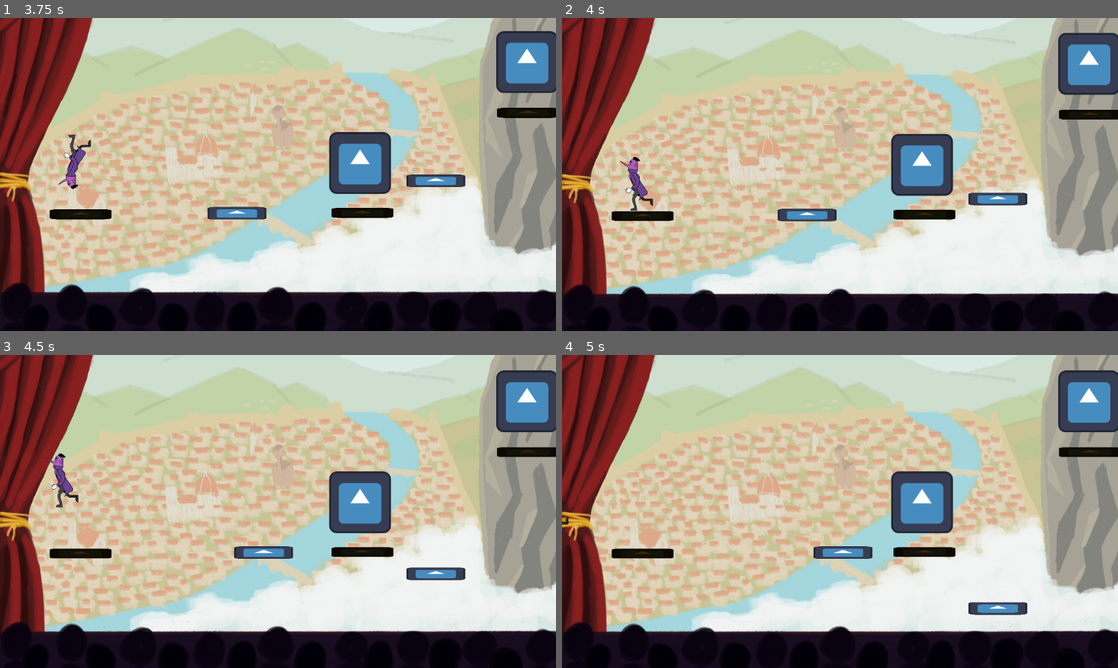
Above: before the commit, frames 1-4 (two rows, left to right).
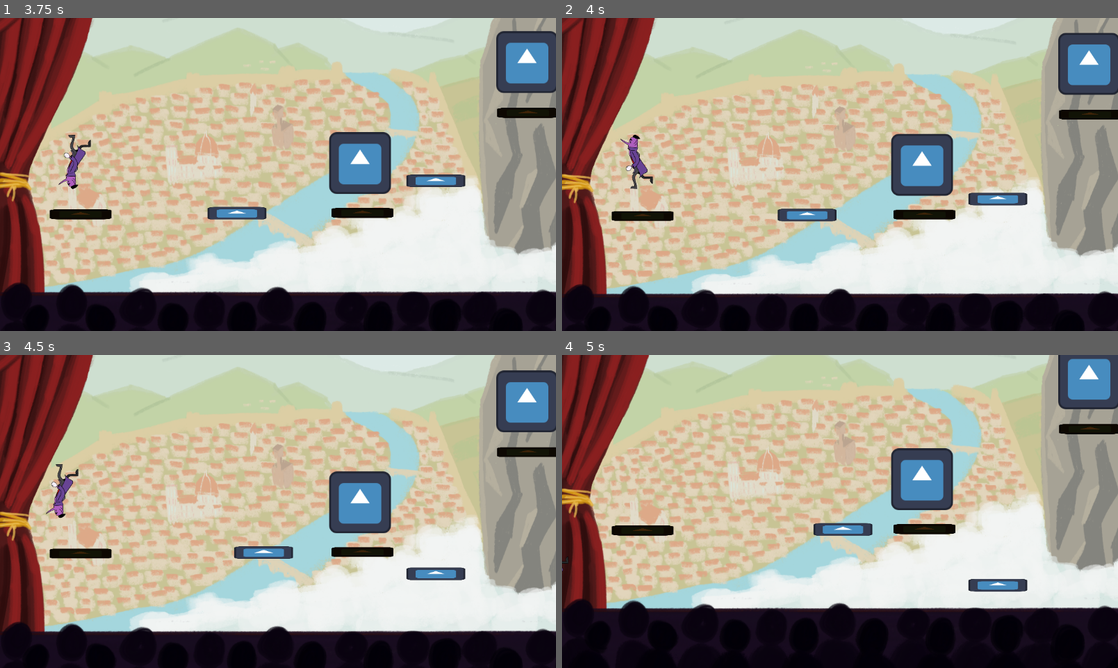
Above: after the commit, the same moments.

Repository: danigeri/Brackeys-Game-Jam
Game: Godot game, scene res://scenes/GameLoop/game_loop.tscn
Same seed, same stepped clock (60 frames per second), same inputs: the game is played once before the commit and once after it. The engine's default icon, where the game draws it, is replaced by a stand-in: a white triangle on a blue panel in a dark square.
Inputs (mouse positions are in pixels of both pictures, inside the frame that each line leads up to):
- Up to frame 1 (3.75 s): tap Enter at 0.5 s; move the mouse to (227, 205) at 0.52 s; hold Right (right) 0.53-2.03 s; tap Up (up) at 0.6, 0.77, 1.07, 1.52, 1.55, 1.82, 2.3, 3.02, 3.05, 3.32, 3.6 s; click (227, 205) at 0.67 s; move the mouse to (433, 208) at 1.27 s; click (433, 208) at 1.35 s; move the mouse to (333, 105) at 2.02 s; hold Left (left) 2.03-2.78 s; tap G (ghost_run) at 2.1 s; move the mouse to (422, 174) at 2.77 s; hold Right (right) from 2.78 s (still down); tap P (player_run) at 2.85 s; click (422, 174) at 2.92 s; move the mouse to (444, 221) at 3.52 s
- Up to frame 2 (4 s): keep holding Right (right); tap Up (up) at 3.77 s
- Up to frame 3 (4.5 s): tap Up (up) at 4.07 s; move the mouse to (111, 464) at 4.27 s; release Right (right) at 4.28 s; hold Left (left) from 4.28 s (still down); click (111, 464) at 4.35 s
- Up to frame 4 (5 s): keep holding Left (left); tap Up (up) at 4.52, 4.55, 4.82 s

Frame 1 is identical in both runs. In frame 2, 0.6% of the frame differs, in the area x 10-17%, y 37-62%; in frame 3, 0.5%; in frame 4, 50%, in the area x 0-100%, y 0-94%.

Commit message:
jump buffer

Diff:
--- a/scenes/Player/player.gd
+++ b/scenes/Player/player.gd
@@ -20,9 +20,11 @@
 var left_button_is_down: bool = false
 var right_button_is_down: bool = false
 
-# coyote time:
+# coyote time + jump buffer:
 var jump_available: bool = true
 var coyote_time: float = 0.15
+var jump_buffer: bool = false
+var jump_buffer_timer: float = 0.1
 @onready var coyote_timer: Timer = $Coyote_Timer
 
 @onready var camera_2d: Camera2D = $Camera2D
@@ -47,14 +49,22 @@
 	else:
 		jump_available = true
 		coyote_timer.stop()
+		if jump_buffer:
+			jump()
+			jump_buffer = false
+			print("JUMP BUFFER: ", jump_buffer)
 
 	var current_time = runtime
 	# Handle jump.
 	if not is_ghost_mode:
-		if Input.is_action_just_pressed("up") and jump_available:
-			velocity.y = JUMP_VELOCITY
-			_save_record(InputRecord.InputType.UP, current_time)
-			jump_available = false
+		if Input.is_action_just_pressed("up"):
+			if jump_available:
+				jump()
+				_save_record(InputRecord.InputType.UP, current_time)
+			else:
+				jump_buffer = true
+				print("JUMP BUFFER: ", jump_buffer)
+				get_tree().create_timer(jump_buffer_timer).timeout.connect(on_jump_buffer_timeout)
 
 		if Input.is_action_just_pressed("left"):
 			_save_record(InputRecord.InputType.LEFT_PRESS, current_time)
@@ -164,7 +174,7 @@
 func _play_input(input: InputRecord.InputType) -> void:
 	#print("USER input: ", InputRecord.InputType.find_key(input))
 	if input == InputRecord.InputType.UP and jump_available:
-		velocity.y = JUMP_VELOCITY
+		jump()
 	elif input == InputRecord.InputType.LEFT_PRESS or input == InputRecord.InputType.LEFT_RELEASE:
 		left_button_is_down = (input == InputRecord.InputType.LEFT_PRESS)
 	elif input == InputRecord.InputType.RIGHT_PRESS or input == InputRecord.InputType.RIGHT_RELEASE:
@@ -173,3 +183,13 @@
 
 func coyote_timeout() -> void:
 	jump_available = false
+
+
+func on_jump_buffer_timeout() -> void:
+	print("JUMP BUFFER: ", jump_buffer)
+	jump_buffer = false
+
+
+func jump() -> void:
+	velocity.y = JUMP_VELOCITY
+	jump_available = false
